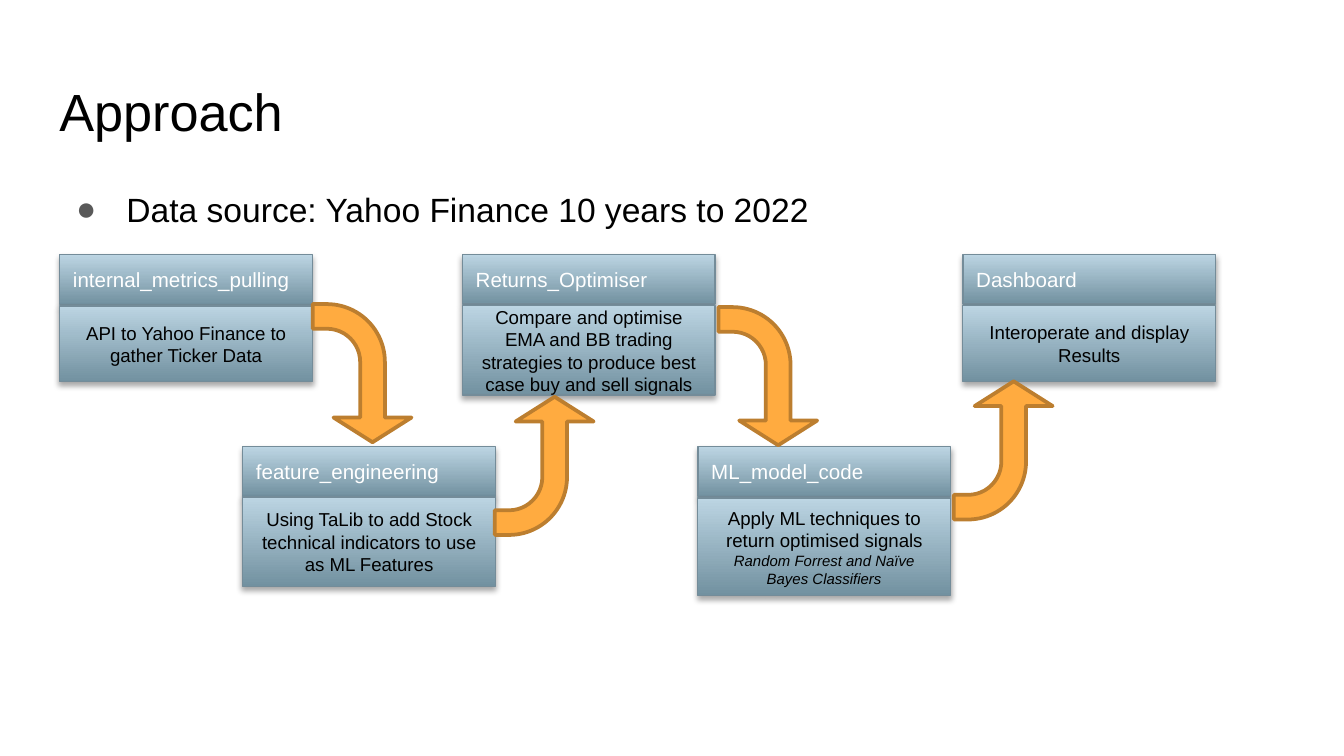
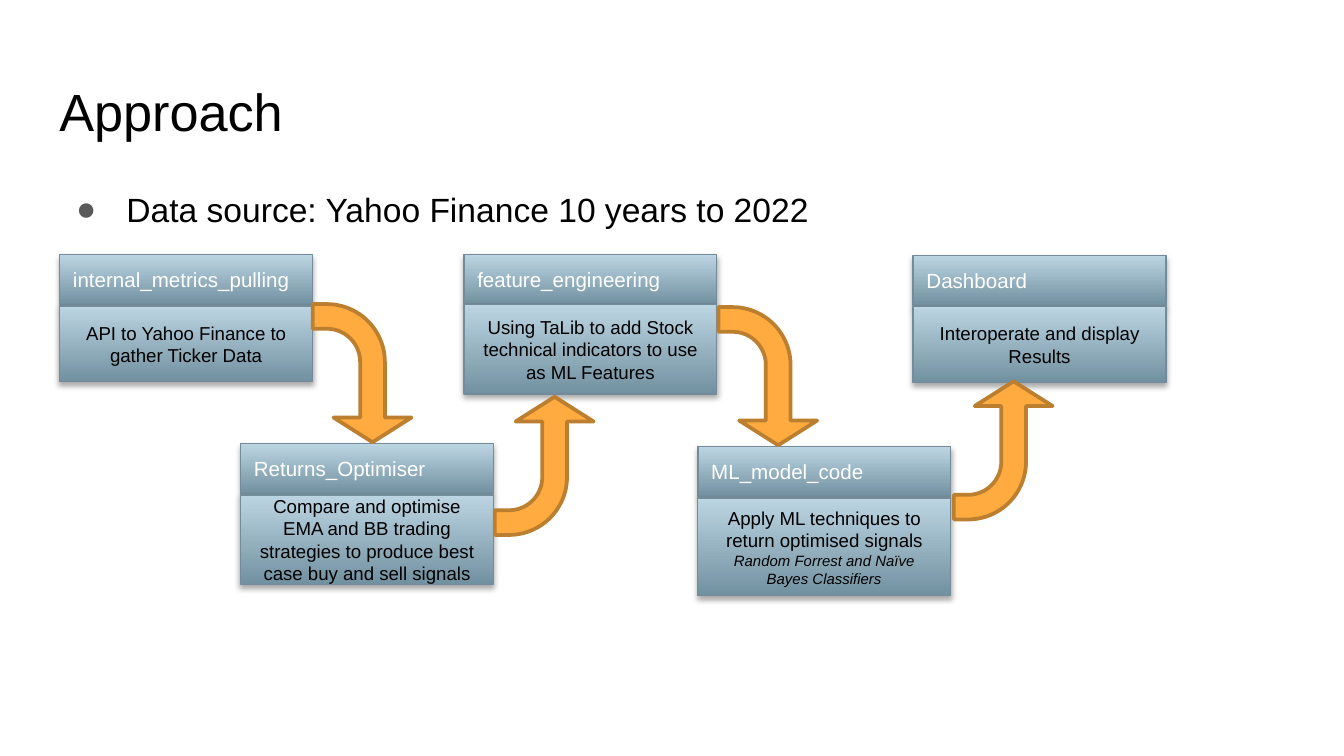
Before and after one commit to TRU-K/BCS-Project-2, a slide deck: slide 3 of Group 5 Presentation.pptx. Drawn at 1344x756 pixels with LibreOffice and Linux fonts; fonts in the diff are those of the drawing; background and template pictures are left out. Boxes give left, top, right and bottom in pixels: in the first picture for what was removed or moved away, otherwise in the second. Text is boxed around its words. In the diff, an @@ line names an element or a change of style, - is before the commit and + after.

```diff
--- a/Group 5 Presentation.pptx
+++ b/Group 5 Presentation.pptx
@@ rectangle "feature_engineering": place and size @@
-rectangle "feature_engineering" at [243,446,496,496]
+rectangle "feature_engineering" at [464,254,716,304]
@@ rectangle "Dashboard": place and size @@
-rectangle "Dashboard" at [964,254,1216,304]
+rectangle "Dashboard" at [913,255,1165,305]
@@ rectangle "Using TaLib to add Stock ...": place and size @@
-rectangle "Using TaLib to add Stock ..." at [242,497,495,587]
+rectangle "Using TaLib to add Stock ..." at [464,305,716,395]
@@ rectangle "Interoperate and display Results": place and size @@
-rectangle "Interoperate and display Results" at [962,305,1215,380]
+rectangle "Interoperate and display Results" at [913,306,1165,382]
@@ rectangle "Returns_Optimiser": place and size @@
-rectangle "Returns_Optimiser" at [462,254,715,304]
+rectangle "Returns_Optimiser" at [241,444,493,493]
@@ rectangle "Compare and optimise EMA and ...": place and size @@
-rectangle "Compare and optimise EMA and ..." at [462,305,715,395]
+rectangle "Compare and optimise EMA and ..." at [241,495,493,585]
```
Also in this commit, not shown: 1 other slide changed.
